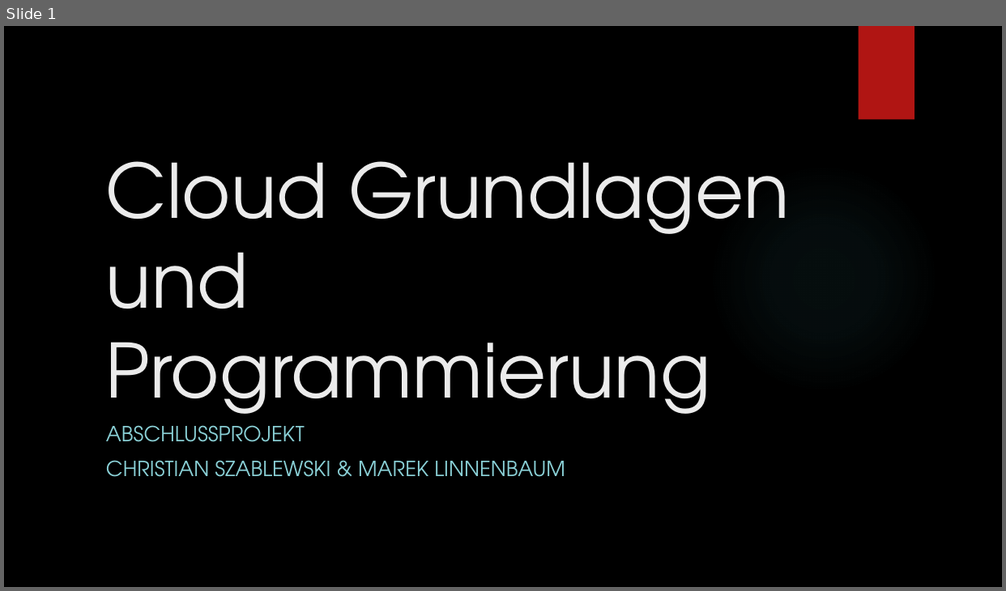
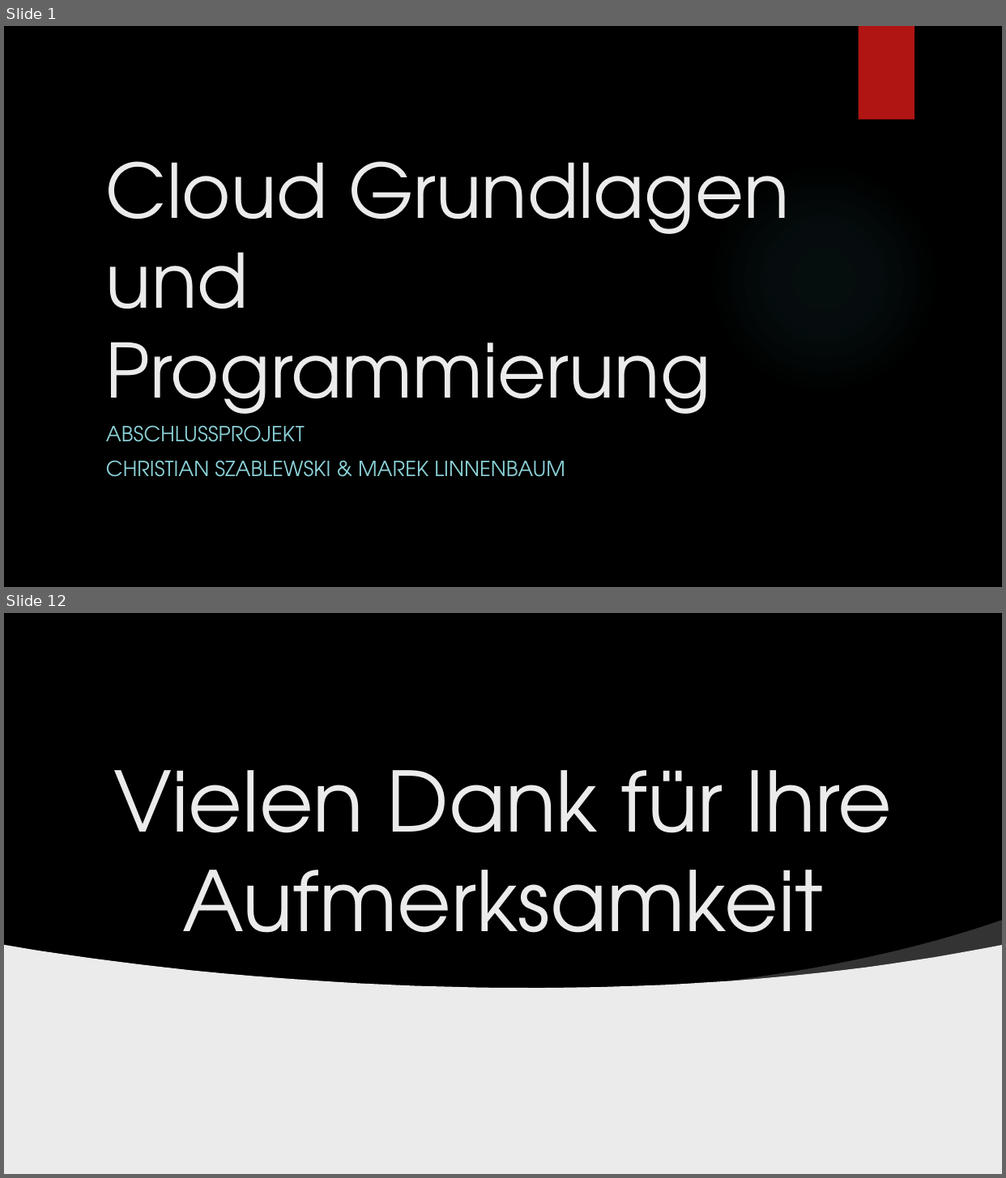
Before and after one commit to der10pm/gca, a slide deck: GCA_Abschlusspraesi_Szablewski_Linnenbaum.pptx. Shown one above the other, each under a label of ours: slide 1 before the commit, slides 1 and 12 after it; the slides between them are not shown. The pictures are 1006x591 and 1006x1178 pixels, drawn with LibreOffice and Linux fonts; fonts in the diff are those of the drawing; grey boxes stand for pictures; background and template pictures are left out. Boxes give left, top, right and bottom in pixels: in the first picture for what was removed or moved away, otherwise in the second. Text is boxed around its words. In the diff, an @@ line names an element or a change of style, - is before the commit and + after.

```diff
--- a/GCA_Abschlusspraesi_Szablewski_Linnenbaum.pptx
+++ b/GCA_Abschlusspraesi_Szablewski_Linnenbaum.pptx
@@ slide 12 added at [4, 613, 1002, 1174], background picture (left out) @@
@@ rectangle added at [4, 613, 1002, 1000], fill #000000 @@
@@ picture added at [659, 613, 790, 707] @@
@@ rectangle added at [859, 613, 914, 707], fill #B01513 @@
@@ title added at [113, 770, 892, 970], 80 pt, text #EBEBEB @@
+Vielen Dank für Ihre Aufmerksamkeit
@@ picture added at [4, 832, 334, 1174] @@
@@ picture added at [4, 850, 128, 1043] @@
@@ freeform shape added at [718, 921, 1002, 988], fill #FFFFFF at 20% opacity @@
@@ freeform shape added at [4, 945, 1002, 1174], fill #EBEBEB @@
@@ picture added at [709, 1112, 790, 1174] @@
```
Also in this commit, not shown: 10 other slides added, 1 slide removed.
